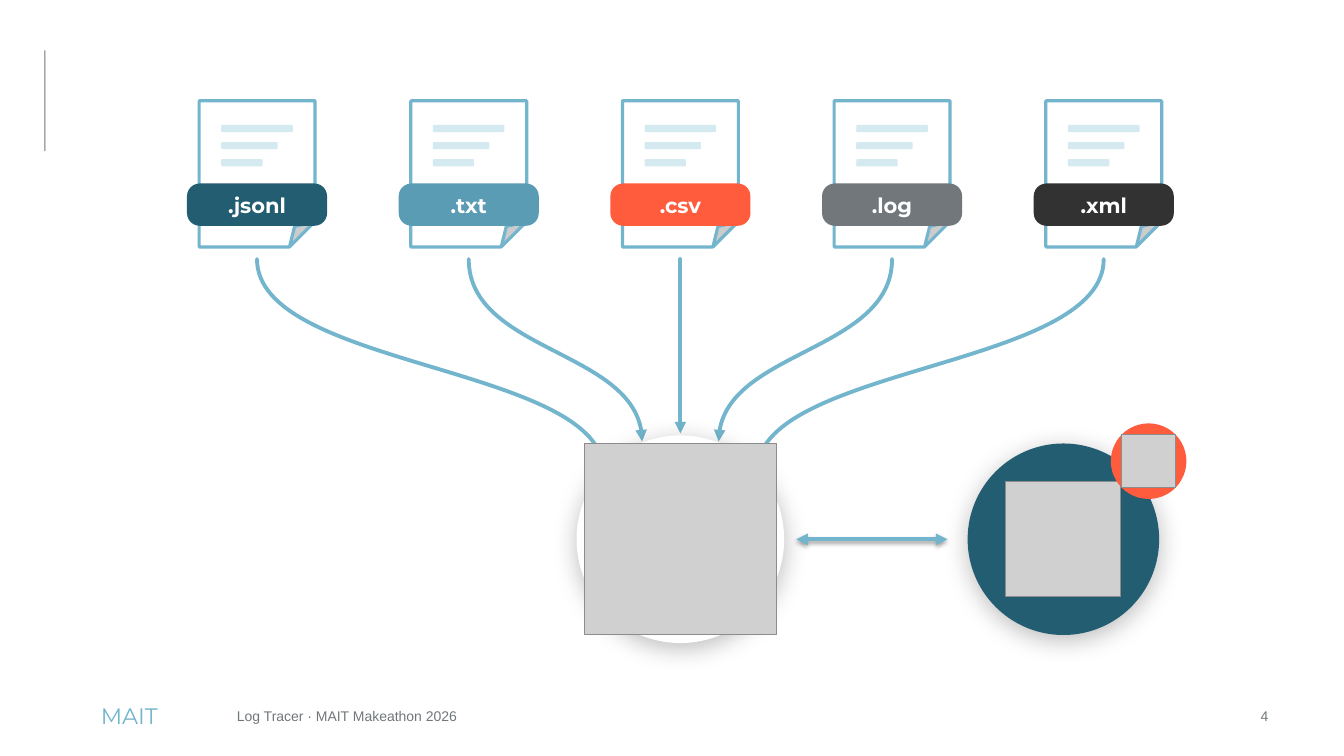
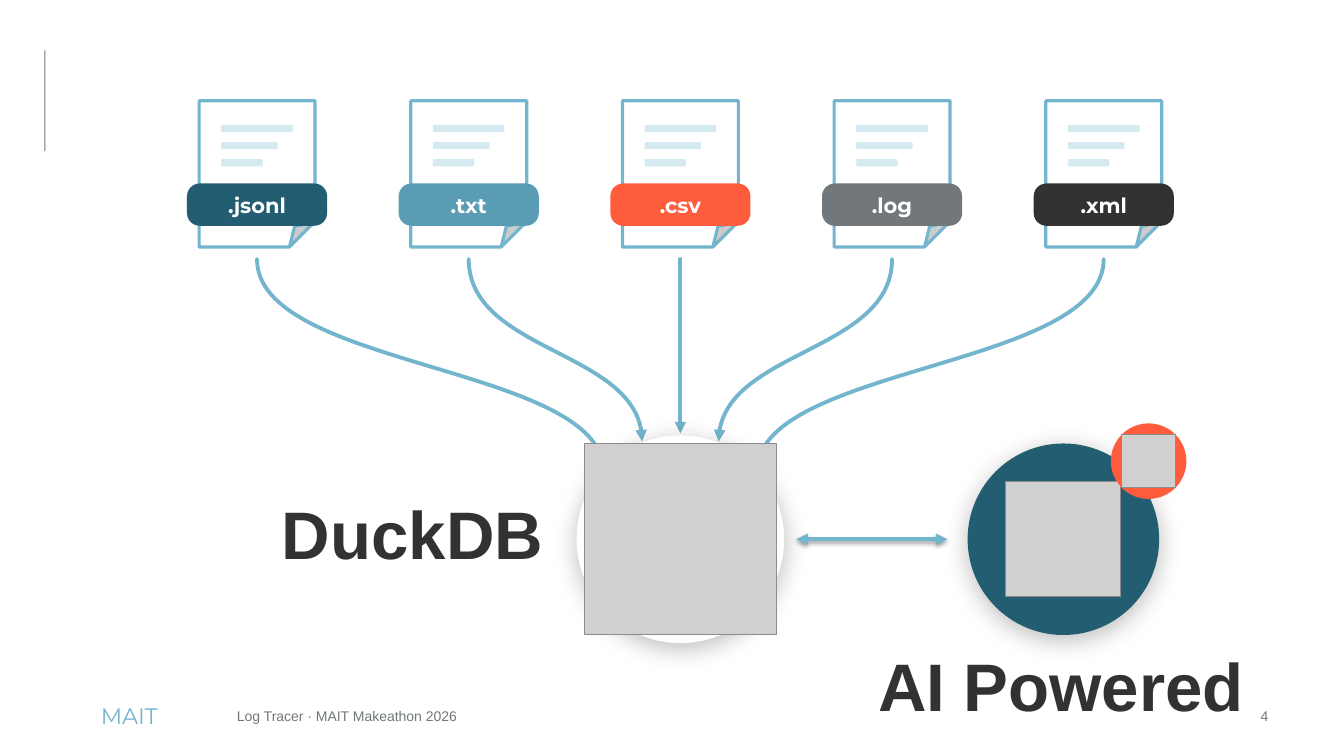
Before and after one commit to soezbay/mait-log-tracer-makeathon-2026, a slide deck: slide 4 of docs/Log Tracer – Pitch 5 Minuten.pptx. Drawn at 1344x756 pixels with LibreOffice and Linux fonts; fonts in the diff are those of the drawing; grey boxes stand for pictures. Boxes give left, top, right and bottom in pixels: in the first picture for what was removed or moved away, otherwise in the second. Text is boxed around its words. In the diff, an @@ line names an element or a change of style, - is before the commit and + after.

```diff
--- a/docs/Log Tracer – Pitch 5 Minuten.pptx
+++ b/docs/Log Tracer – Pitch 5 Minuten.pptx
@@ text added at (282, 510, 543, 560), 48 pt, text #323232, bold @@
+DuckDB
@@ text added at (878, 662, 1244, 712), 48 pt, text #323232, bold @@
+AI Powered
```
Also in this commit, not shown: 4 other slides changed, 2 other files.
